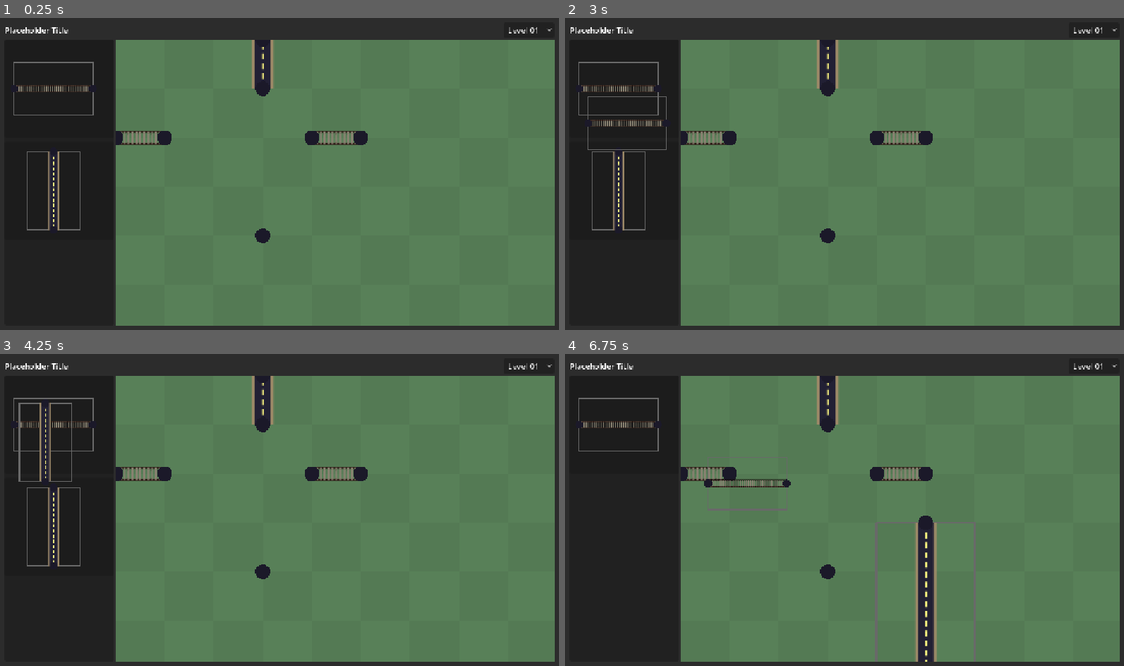
Above: before the commit, frames 1-4 (two rows, left to right).
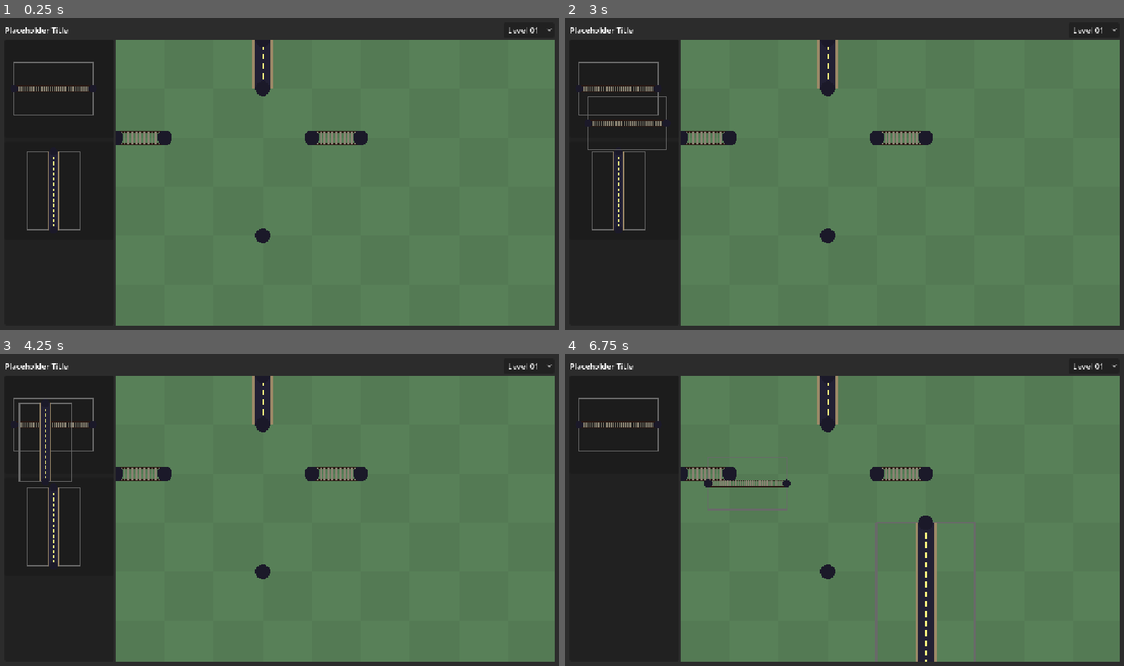
Above: after the commit, the same moments.

Repository: WishingWillow/photoshop-game
Game: Godot game, scene res://UI/ui.tscn
The game is run twice, just before and just after one commit, with the same random seed, the same clock (stepped at 60 frames per second) and the same inputs.
Inputs (mouse positions are in pixels of both pictures, inside the frame that each line leads up to):
- Up to frame 1 (0.25 s): no input
- Up to frame 2 (3 s): click "Level 01" at 0.5 s; click "Level 01" at 1.25 s; click "Level 01" at 2 s; tap Enter at 2.75 s; drag from (581, 61) to (592, 152) at 2.77 s
- Up to frame 3 (4.25 s): tap Space at 3.5 s; drag from (27, 488) to (16, 397) at 3.52 s
- Up to frame 4 (6.75 s): tap Enter at 4.25, 5.75 s; move the mouse to (900, 519) at 4.27 s; hold Middle mouse button (camera_drag_mod) 4.28-5 s; click (900, 519) at 4.42 s; tap Space at 5, 6.5 s; drag from (878, 522) to (676, 463) at 5.02 s; move the mouse to (1012, 556) at 5.77 s; hold Middle mouse button (camera_drag_mod) 5.78-6.5 s; click (1012, 556) at 5.92 s; drag from (676, 463) to (760, 432) at 6.52 s

The runs differ from the first frame. In frame 1, 0.4% of the frame differs, in the area x 2-65%, y 7-69%; in frame 2, 0.5%; in frame 3, 0.5%; in frame 4, 0.7%, in the area x 2-67%, y 7-99%.

Commit message:
fixing blurry textures

Diff:
--- a/UI/LayerEntry.tscn
+++ b/UI/LayerEntry.tscn
@@ -13,6 +13,7 @@
 layout_mode = 2
 
 [node name="PreviewContainer" type="SubViewportContainer" parent="MarginContainer" unique_id=1041915453]
+texture_filter = 1
 custom_minimum_size = Vector2(200, 200)
 layout_mode = 2
 stretch = true
@@ -20,6 +21,7 @@
 [node name="PreviewViewport" type="SubViewport" parent="MarginContainer/PreviewContainer" unique_id=2077268615]
 transparent_bg = true
 handle_input_locally = false
+canvas_item_default_texture_filter = 0
 size = Vector2i(200, 200)
 render_target_update_mode = 4
 
--- a/UI/ui.tscn
+++ b/UI/ui.tscn
@@ -75,6 +75,7 @@
 layer_entry_scene = ExtResource("9_4fiuh")
 
 [node name="SubViewportContainer" type="SubViewportContainer" parent="MarginContainer/VBoxContainer/HBoxContainer" unique_id=884003186]
+texture_filter = 1
 layout_mode = 2
 size_flags_horizontal = 3
 size_flags_stretch_ratio = 4.0
@@ -85,6 +86,7 @@
 
 [node name="SubViewport" type="SubViewport" parent="MarginContainer/VBoxContainer/HBoxContainer/SubViewportContainer" unique_id=1153488767]
 handle_input_locally = false
+canvas_item_default_texture_filter = 0
 size = Vector2i(895, 591)
 render_target_update_mode = 4
 
